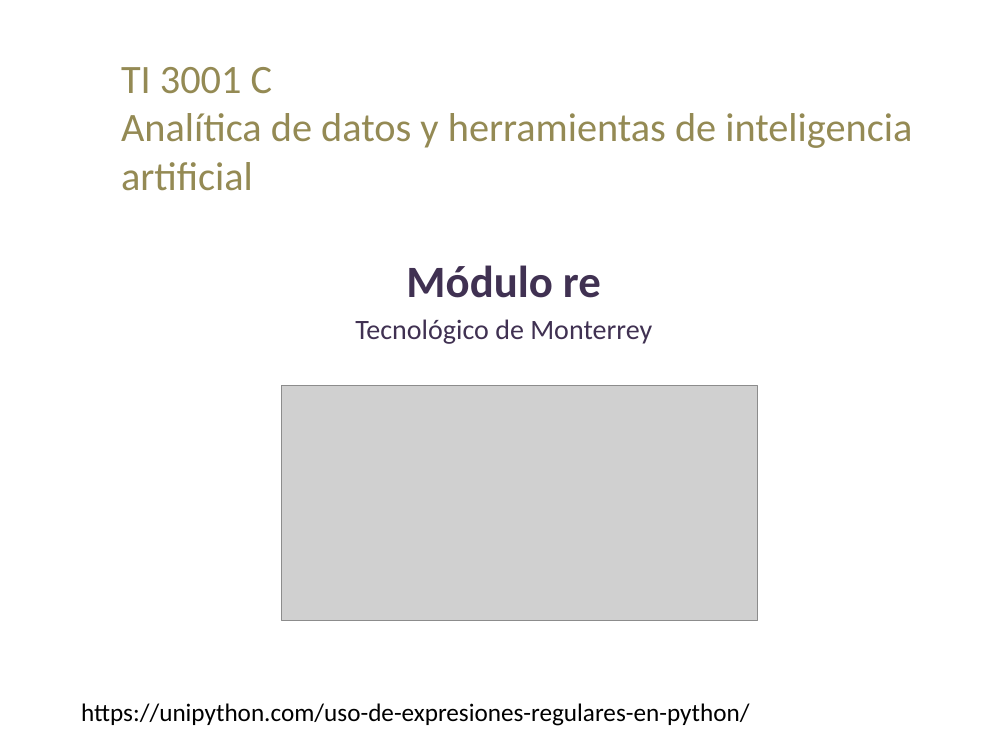
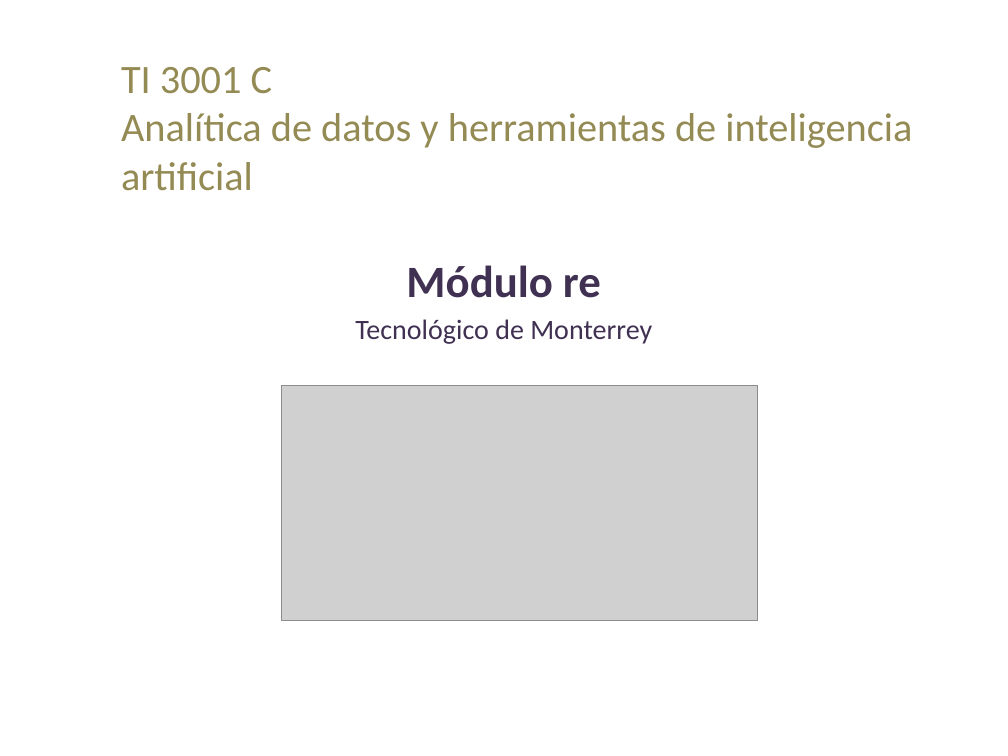
Before and after one commit to lizetheP/Analitica, a slide deck: slide 1 of CalendarioAgo2022/presentaciones/19_Modulo_re.pptx. Drawn at 1008x756 pixels with LibreOffice and Linux fonts; fonts in the diff are those of the drawing; grey boxes stand for pictures. Boxes give left, top, right and bottom in pixels: in the first picture for what was removed or moved away, otherwise in the second. Text is boxed around its words. In the diff, an @@ line names an element or a change of style, - is before the commit and + after.

```diff
--- a/CalendarioAgo2022/presentaciones/19_Modulo_re.pptx
+++ b/CalendarioAgo2022/presentaciones/19_Modulo_re.pptx
@@ text removed at bbox=[81, 703, 749, 726] @@
-https://unipython.com/uso-de-expresiones-regulares-en-python/
```
Also in this commit, not shown: 1 other slide changed, 6 slides added, 13 other files.
